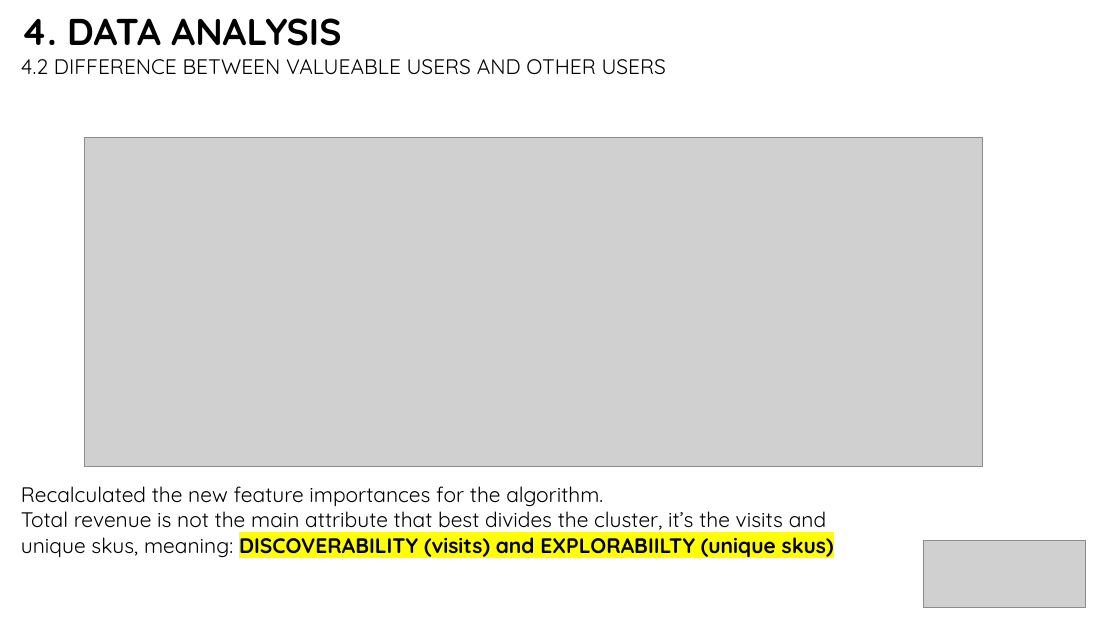
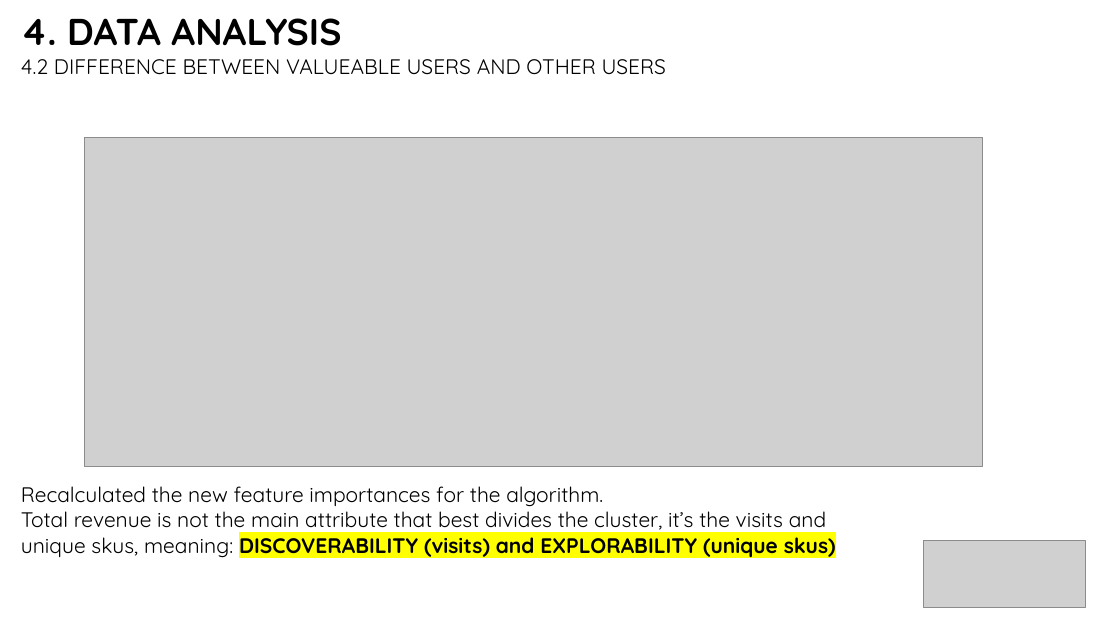
Before and after one commit to bbucalonserra/sales-membership-analysis, a slide deck: slide 26 of presentation.pptx (slide 27 before the commit). Drawn at 1120x630 pixels with LibreOffice and Linux fonts; fonts in the diff are those of the drawing; grey boxes stand for pictures. Boxes give left, top, right and bottom in pixels: in the first picture for what was removed or moved away, otherwise in the second. Text is boxed around its words. In the diff, an @@ line names an element or a change of style, - is before the commit and + after.

```diff
--- a/presentation.pptx
+++ b/presentation.pptx
@@ text at <box>21,506,836,558</box>: text changed @@
-Total revenue is not the main attribute that best divides the cluster, it’s the visits and unique skus, meaning: DISCOVERABILITY (visits) and EXPLORABIILTY (unique skus)
+Total revenue is not the main attribute that best divides the cluster, it’s the visits and unique skus, meaning: DISCOVERABILITY (visits) and EXPLORABILITY (unique skus)
```
Also in this commit, not shown: 11 other slides changed, 1 slide added, 2 slides removed.
